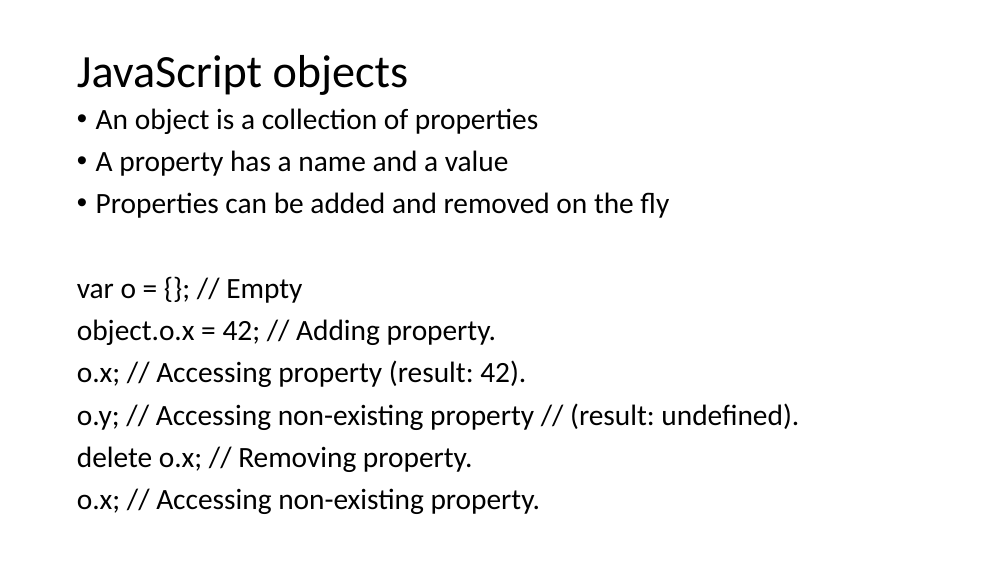
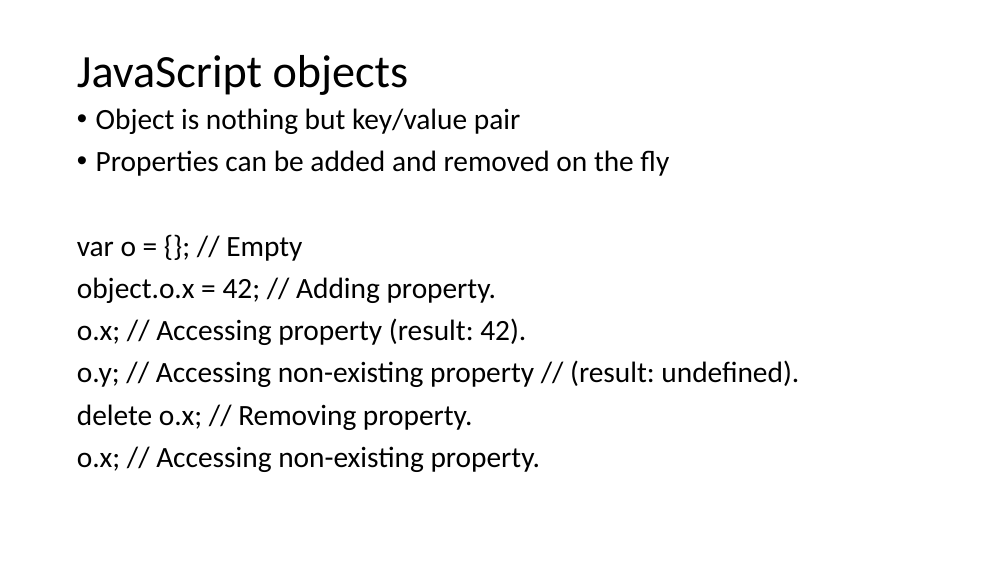
Before and after one commit to logan2013/java8, a slide deck: slide 4 of JavaScript.pptx. Drawn at 1008x567 pixels with LibreOffice and Linux fonts; fonts in the diff are those of the drawing. Boxes give left, top, right and bottom in pixels: in the first picture for what was removed or moved away, otherwise in the second. Text is boxed around its words. In the diff, an @@ line names an element or a change of style, - is before the commit and + after.

Commit message:
JavaScript

```diff
--- a/JavaScript.pptx
+++ b/JavaScript.pptx
@@ text at (96,108,520,134): text changed @@
-• An object is a collection of properties
-• A property has a name and a value
+• Object is nothing but key/value pair
```
Also in this commit, not shown: 2 other slides changed, 10 slides added, 3 slides removed.
